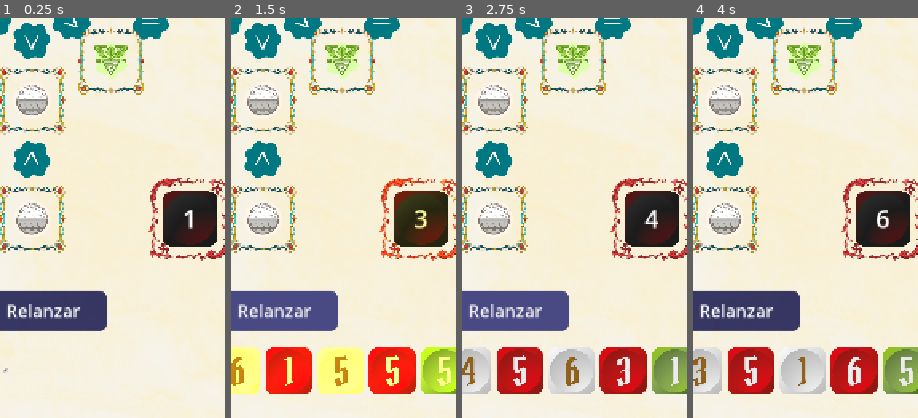
Above: before the commit, frames 1-4 (left to right).
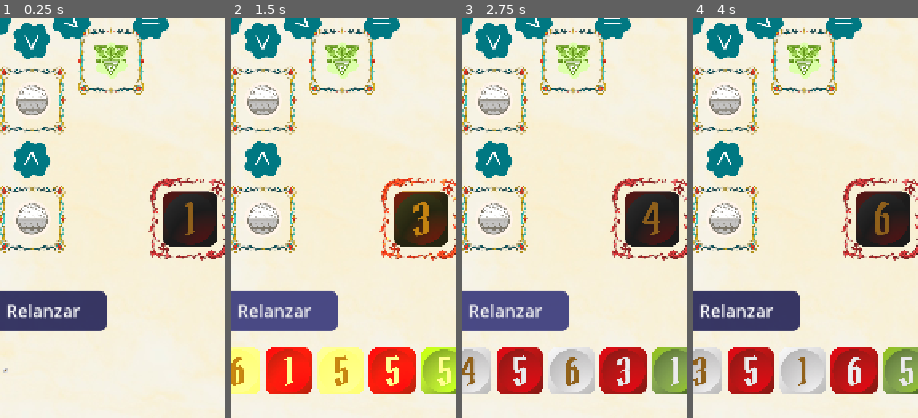
Above: after the commit, the same moments.

Repository: flipper83/pocimas
Game: Godot game, scene res://scenes/main.tscn
Same seed, same stepped clock (60 frames per second), same inputs: the game is played once before the commit and once after it.
Inputs (mouse positions are % of the whole screen's width and height, from its top left):
- Up to frame 1 (0.25 s): no input
- Up to frame 2 (1.5 s): click "↺ Relanzar" at 0.5 s; click "↺ Relanzar" at 1.25 s
- Up to frame 3 (2.75 s): click "↺ Relanzar" at 2 s
- Up to frame 4 (4 s): tap Enter at 2.75 s; move the mouse to (72, 45) at 2.77 s; click (72, 45) at 2.92 s; tap Space at 3.5 s; drag from (30, 55) to (45, 70) at 3.52 s
The pictures show only the part of the screen within x 43-93%, y 50-100%; the shares and areas given below are measured in that part.

The runs differ from the first frame. In frame 1, 0.3% of the frame differs, in the area x 72-93%, y 43-56%; in frame 2, 0.4%; in frame 3, 0.4%; in frame 4, 0.4%.

Commit message:
feat: highlight valid/blocked targets while dragging, new black die art
- While dragging a die, empty elements matching its colour and adjacency
  glow green if it can be placed, red if an operator would be violated.
- Black volatility die uses the new art (black_1..6.png, converted from
  CMYK JPG to transparent sRGB PNG); the number label is removed.

Co-Authored-By: Claude Opus 5.5 <noreply@anthropic.com>

Diff:
--- a/scenes/volatility.tscn
+++ b/scenes/volatility.tscn
@@ -2,7 +2,7 @@
 
 [ext_resource type="Script" path="res://scripts/volatility_node.gd" id="1_vol"]
 [ext_resource type="Texture2D" path="res://assets/frames/frame_volatility.png" id="2_back"]
-[ext_resource type="Texture2D" path="res://assets/dice/black.png" id="3_die"]
+[ext_resource type="Texture2D" path="res://assets/dice/black_1.png" id="3_die"]
 [ext_resource type="Texture2D" path="res://assets/ingredients/volatility.png" id="4_icon"]
 
 [node name="Volatility" type="Node2D"]
@@ -16,13 +16,3 @@
 
 [node name="DieSprite" type="Sprite2D" parent="."]
 texture = ExtResource("3_die")
-
-[node name="Label" type="Label" parent="."]
-offset_left = -44.0
-offset_top = -44.0
-offset_right = 44.0
-offset_bottom = 44.0
-theme_override_colors/font_color = Color(1, 1, 1, 1)
-theme_override_font_sizes/font_size = 40
-horizontal_alignment = 1
-vertical_alignment = 1
--- a/scripts/element_node.gd
+++ b/scripts/element_node.gd
@@ -9,8 +9,21 @@
 	"grass": preload("res://assets/ingredients/soil.png"),
 }
 
+enum Highlight { NONE, VALID, BLOCKED }
+
+const HIGHLIGHT_COLORS: Dictionary = {
+	Highlight.VALID: Color(0.3, 0.85, 0.35),
+	Highlight.BLOCKED: Color(0.95, 0.25, 0.2),
+}
+const HIGHLIGHT_PADDING := 6.0
+const HIGHLIGHT_PULSE_TIME := 0.45
+
 var element_type: String = ""
 var placed_die_value: int = -1
+
+var _highlight: Highlight = Highlight.NONE
+var _glow: float = 0.0
+var _glow_tween: Tween = null
 
 @onready var _frame: Sprite2D = $Frame
 @onready var _icon: Sprite2D = $Icon
@@ -27,6 +40,39 @@
 	tween.tween_property(self, "modulate", Color(1.0, 0.2, 0.2, 1.0), 0.1)
 	tween.tween_property(self, "modulate", Color.WHITE, 0.5)
 
+# Brillo que late mientras se arrastra un dado: verde si se puede poner aquí,
+# rojo si el color y la adyacencia encajan pero se incumple algún operador.
+func set_highlight(highlight: Highlight) -> void:
+	if highlight == _highlight:
+		return
+	_highlight = highlight
+	if _glow_tween:
+		_glow_tween.kill()
+		_glow_tween = null
+	if highlight != Highlight.NONE:
+		_glow_tween = create_tween().set_loops()
+		_glow_tween.tween_method(_set_glow, 0.35, 1.0, HIGHLIGHT_PULSE_TIME).set_trans(Tween.TRANS_SINE)
+		_glow_tween.tween_method(_set_glow, 1.0, 0.35, HIGHLIGHT_PULSE_TIME).set_trans(Tween.TRANS_SINE)
+	else:
+		_set_glow(0.0)
+
+func _set_glow(value: float) -> void:
+	_glow = value
+	queue_redraw()
+
+func _draw() -> void:
+	if _glow <= 0.0 or _highlight == Highlight.NONE:
+		return
+	var color: Color = HIGHLIGHT_COLORS[_highlight]
+	var half := get_hit_rect().size * 0.5 + Vector2(HIGHLIGHT_PADDING, HIGHLIGHT_PADDING)
+	var rect := Rect2(-half, half * 2.0)
+	var fill := color
+	fill.a = 0.3 * _glow
+	draw_rect(rect, fill, true)
+	var outline := color
+	outline.a = _glow
+	draw_rect(rect, outline, false, 5.0)
+
 func get_hit_rect() -> Rect2:
 	if not _frame or not _frame.texture:
 		return Rect2(position - Vector2(44, 45), Vector2(88, 90))
--- a/scripts/game.gd
+++ b/scripts/game.gd
@@ -254,6 +254,7 @@
 					_drag_offset = die.position - pos
 					die.cancel_animation()
 					die.z_index = 10
+					_highlight_valid_targets(die)
 					break
 	elif _is_release(event):
 		if _dragged_die:
@@ -266,6 +267,7 @@
 	var die := _dragged_die
 	_dragged_die = null
 	die.z_index = 1
+	_clear_target_highlights()
 
 	for i in _elements.size():
 		var elem: ElementNode = _elements[i]
@@ -295,6 +297,24 @@
 		return
 
 	die.animate_return()
+
+func _highlight_valid_targets(die: DieNode) -> void:
+	for i in _elements.size():
+		(_elements[i] as ElementNode).set_highlight(_target_highlight(die, i))
+
+func _clear_target_highlights() -> void:
+	for elem: ElementNode in _elements:
+		elem.set_highlight(ElementNode.Highlight.NONE)
+
+func _target_highlight(die: DieNode, elem_index: int) -> ElementNode.Highlight:
+	var elem: ElementNode = _elements[elem_index]
+	if elem.placed_die_value != -1 \
+			or not die.matches_element(elem.element_type) \
+			or not _is_adjacent_to_placed(elem_index):
+		return ElementNode.Highlight.NONE
+	if _find_violated_op(die.die_value, elem_index):
+		return ElementNode.Highlight.BLOCKED
+	return ElementNode.Highlight.VALID
 
 # El primer dado puede ir en cualquier elemento; los siguientes solo en
 # elementos conectados por una operación a otro elemento que ya tenga dado.
--- a/scripts/volatility_node.gd
+++ b/scripts/volatility_node.gd
@@ -4,6 +4,7 @@
 const BACK_SCALE := 0.55
 const ICON_SCALE := 0.55
 const DIE_SCALE := 0.25
+const DIE_TEXTURE_PATH := "res://assets/dice/black_%d.png"
 
 var die_value: int = 1
 var _highlighted: bool = false
@@ -11,13 +12,12 @@
 @onready var _back: Sprite2D = $BackSprite
 @onready var _icon: Sprite2D = $IconSprite
 @onready var _die_sprite: Sprite2D = $DieSprite
-@onready var _label: Label = $Label
 
 func _ready() -> void:
 	_back.scale = Vector2(BACK_SCALE, BACK_SCALE)
 	_icon.scale = Vector2(ICON_SCALE, ICON_SCALE)
 	_die_sprite.scale = Vector2(DIE_SCALE, DIE_SCALE)
-	_label.text = "1"
+	_update_texture()
 
 func set_highlighted(enabled: bool) -> void:
 	_highlighted = enabled
@@ -25,10 +25,14 @@
 	queue_redraw()
 
 func update_value_display() -> void:
-	_label.text = str(die_value)
+	_update_texture()
 	var tween := create_tween()
 	tween.tween_property(self, "modulate", Color(1.6, 1.6, 0.4, 1.0), 0.08)
 	tween.tween_property(self, "modulate", Color.WHITE, 0.28)
+
+# Fuera de 1..6 la partida termina; mostramos la cara más cercana.
+func _update_texture() -> void:
+	_die_sprite.texture = load(DIE_TEXTURE_PATH % clampi(die_value, 1, 6))
 
 func get_hit_rect() -> Rect2:
 	return Rect2(position - Vector2(44, 44), Vector2(88, 88))
Binary file removed: assets/dice/black.png
Binary file added: assets/dice/black_1.png
Not shown, added: assets/dice/black_1.png.import
Binary file added: assets/dice/black_2.png
Not shown, added: assets/dice/black_2.png.import
Binary file added: assets/dice/black_3.png
Not shown, added: assets/dice/black_3.png.import
Binary file added: assets/dice/black_4.png
Not shown, added: assets/dice/black_4.png.import
Binary file added: assets/dice/black_5.png
Not shown, added: assets/dice/black_5.png.import
Binary file added: assets/dice/black_6.png
(and 1 more such lines)
